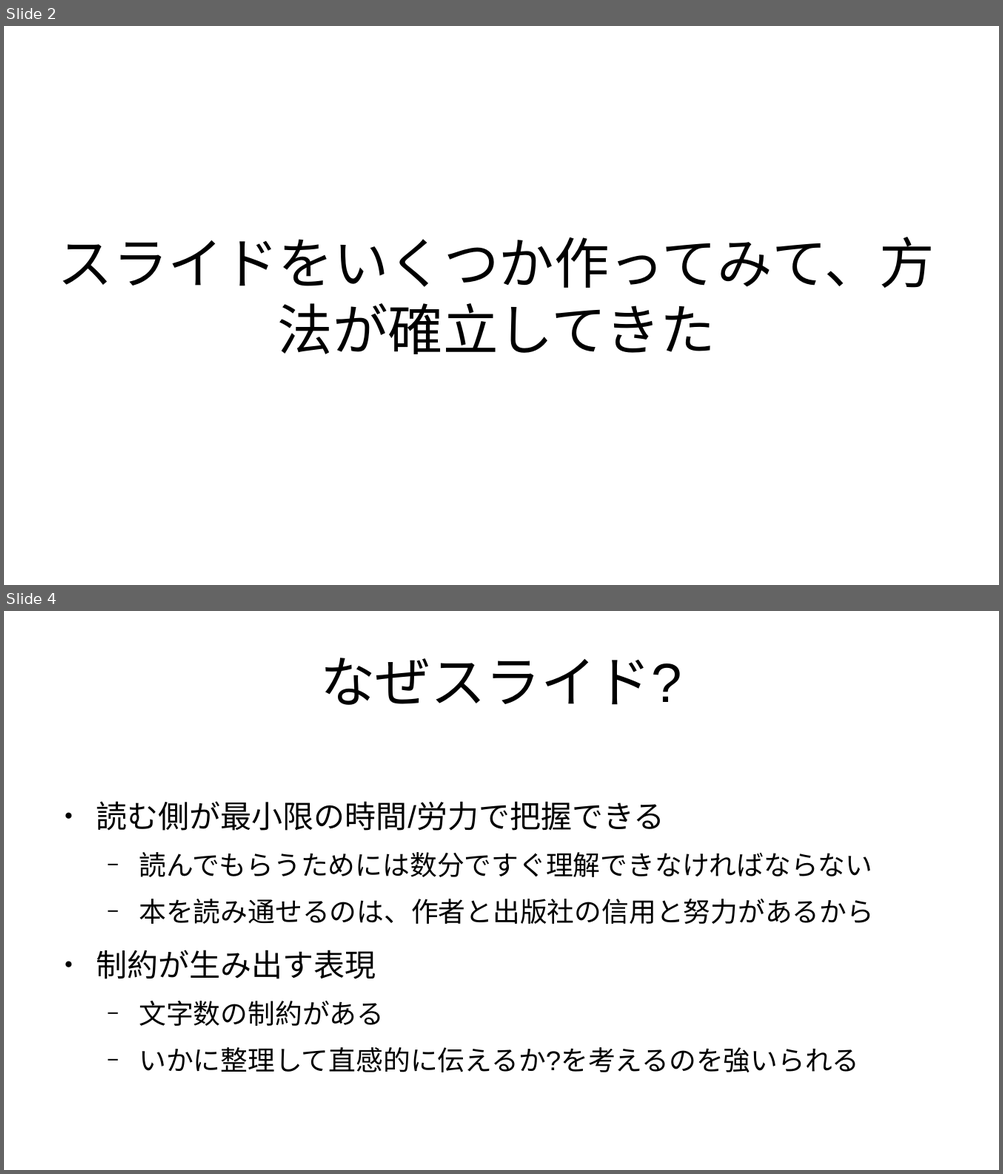
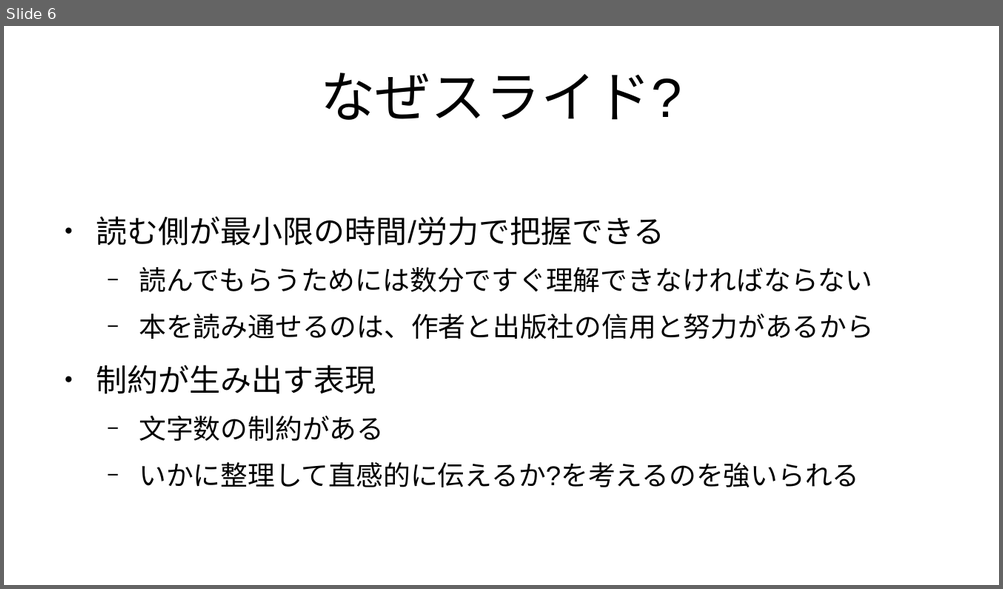
Before and after one commit to kijimaD/roam-ui, a slide deck: pages/pdfs/20250201_slide.odp. Shown one above the other, each under a label of ours: slides 2 and 4 before the commit, slide 6 after it; the slides between them are not shown. The pictures are 1003x1174 and 1003x589 pixels, drawn with LibreOffice and Linux fonts; fonts in the diff are those of the drawing. Boxes give left, top, right and bottom in pixels: in the first picture for what was removed or moved away, otherwise in the second. Text is boxed around its words. In the diff, an @@ line names an element or a change of style, - is before the commit and + after.

```diff
--- a/pages/pdfs/20250201_slide.odp
+++ b/pages/pdfs/20250201_slide.odp
@@ slide 2 removed at box(4, 26, 999, 585), background #FFFFFF @@
@@ title removed at box(58, 237, 935, 355) @@
-スライドをいくつか作ってみて、方法が確立してきた
@@ what was slide 4 is now slide 6 @@
```
Also in this commit, not shown: 4 slides changed, 5 slides added, 4 other files.
